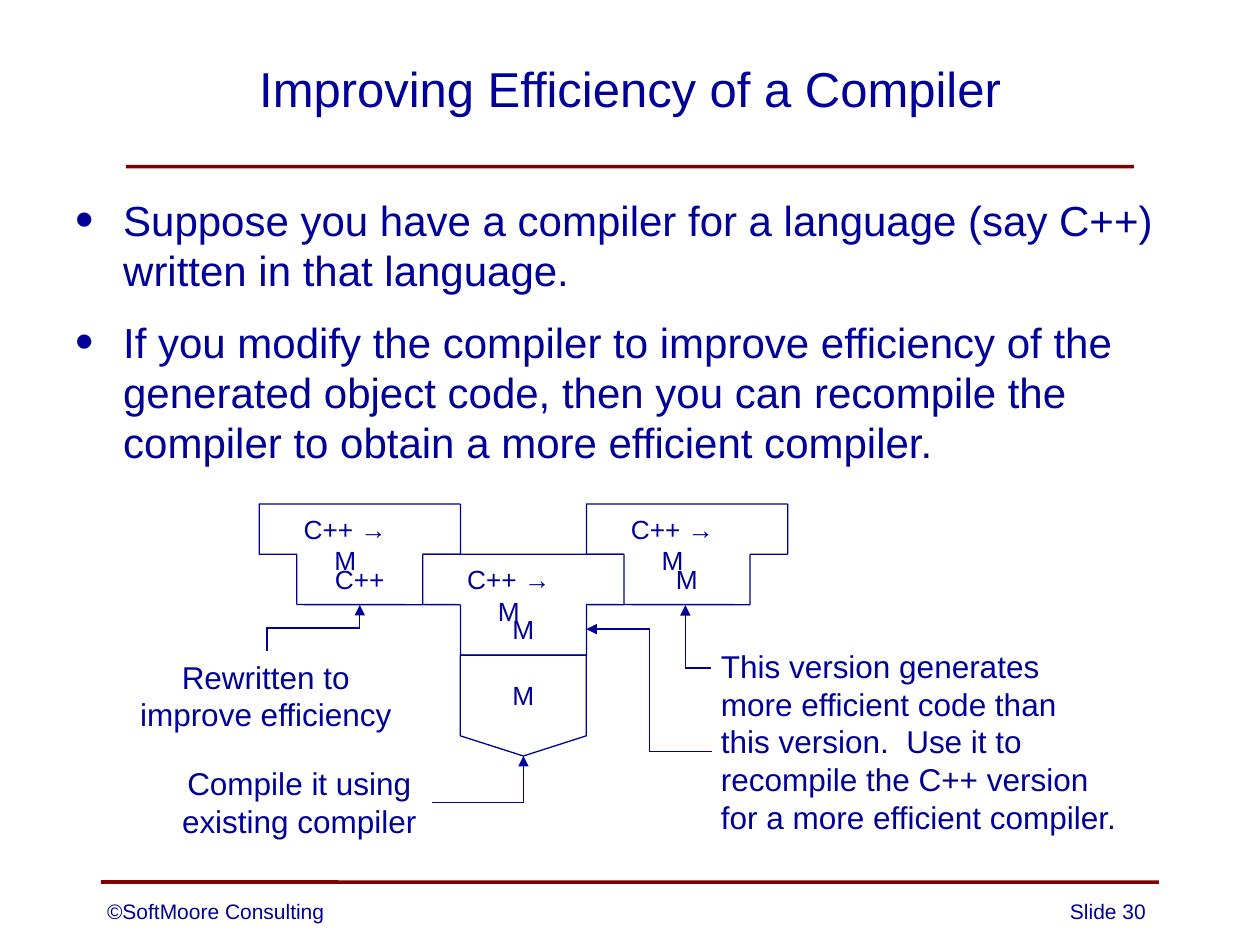
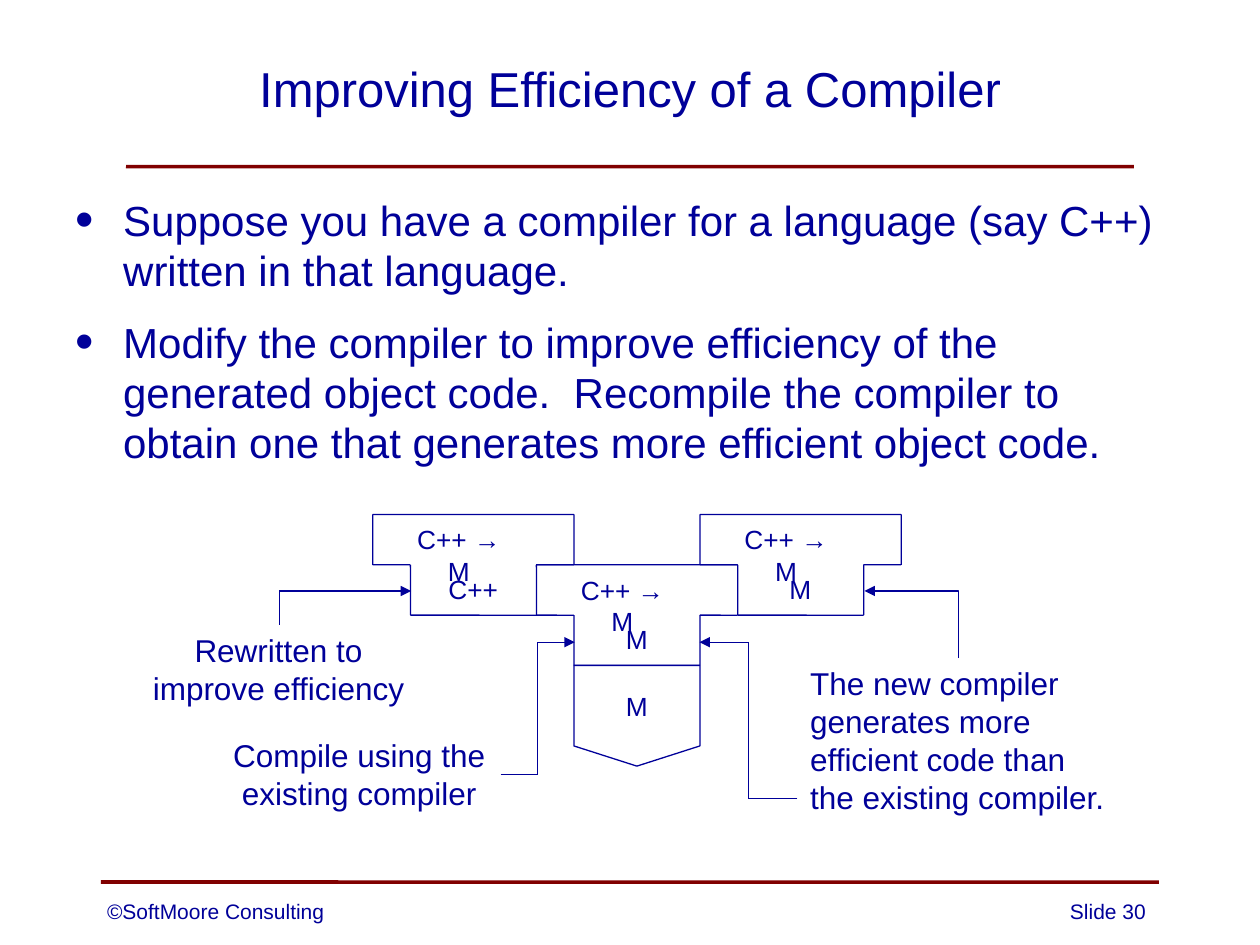
Before and after one commit to SoftMoore/CPRL-Kt-2nd, a slide deck: slide 30 of PowerPoints/01 - Overview of Compilers.pptx. Drawn at 1260x945 pixels with LibreOffice and Linux fonts; fonts in the diff are those of the drawing. Boxes give left, top, right and bottom in pixels: in the first picture for what was removed or moved away, otherwise in the second. Text is boxed around its words. In the diff, an @@ line names an element or a change of style, - is before the commit and + after.

Commit message:
clarified slides on improving compiler efficiency

```diff
--- a/PowerPoints/01 - Overview of Compilers.pptx
+++ b/PowerPoints/01 - Overview of Compilers.pptx
@@ text at <box>123,327,1101,467</box>: text changed @@
-• If you modify the compiler to improve efficiency of the generated object code, then you can recompile the compiler to obtain a more efficient compiler.
+• Modify the compiler to improve efficiency of the generated object code. Recompile the compiler to obtain one that generates more efficient object code.
@@ 4 texts, 2 lines, 1 flow chart offpage connector: place and size @@
-4 texts, 2 lines, 1 flow chart offpage connector at <box>335,504,788,756</box>
+4 texts, 2 lines, 1 flow chart offpage connector at <box>448,514,901,766</box>
@@ line moved from (260, 504) - (260, 554) to (901, 514) - (901, 564) @@
@@ 3 lines: place and size @@
-3 lines at <box>423,504,586,655</box>
+3 lines at <box>411,514,575,665</box>
@@ 3 lines: place and size @@
-3 lines at <box>460,504,788,605</box>
+3 lines at <box>373,514,701,615</box>
@@ line moved from (260, 504) - (460, 504) to (537, 564) - (737, 564) @@
@@ text "C++ → M" rewrapped from <box>304,520,356,576</box> to <box>581,581,648,649</box> @@
@@ 4 lines: place and size @@
-4 lines at <box>422,554,788,605</box>
+4 lines at <box>373,564,737,615</box>
@@ line moved from (750, 554) - (750, 605) to (737, 564) - (737, 615) @@
@@ line moved from (297, 554) - (297, 605) to (863, 564) - (863, 615) @@
@@ line moved from (260, 554) - (297, 554) to (863, 564) - (901, 564) @@
@@ elbow arrow moved from (267, 651) - (360, 605) to (280, 625) - (411, 591) @@
@@ elbow arrow moved from (432, 803) - (523, 756) to (959, 658) - (864, 591) @@
@@ text "Rewritten to": place and size @@
-text "Rewritten to" at <box>140,666,392,732</box>
+text "Rewritten to" at <box>153,639,404,706</box>
@@ 2 lines, 1 text: place and size @@
-2 lines, 1 text at <box>422,554,624,655</box>
+2 lines, 1 text at <box>373,514,575,615</box>
@@ line moved from (422, 605) - (460, 605) to (699, 615) - (737, 615) @@
@@ line moved from (460, 605) - (460, 655) to (701, 615) - (701, 665) @@
@@ elbow arrow moved from (712, 752) - (586, 629) to (500, 775) - (575, 643) @@
@@ elbow arrow moved from (711, 668) - (685, 605) to (798, 799) - (699, 643) @@
@@ line moved from (297, 605) - (423, 605) to (575, 665) - (701, 665) @@
@@ text at <box>810,672,1104,815</box>: text changed @@
-This version generates
-more efficient code than
-this version. Use it to
-recompile the C++ version
-for a more efficient compiler.
+The new compiler
+generates more
+efficient code than
+the existing compiler.
@@ text "Compile using the": place and size @@
-text "Compile using the" at <box>182,772,416,839</box>
+text "Compile using the" at <box>233,744,485,811</box>
@@ text at <box>233,744,485,773</box>: text changed @@
-Compile it using
+Compile using the
```
Also in this commit, not shown: 1 slide added.
